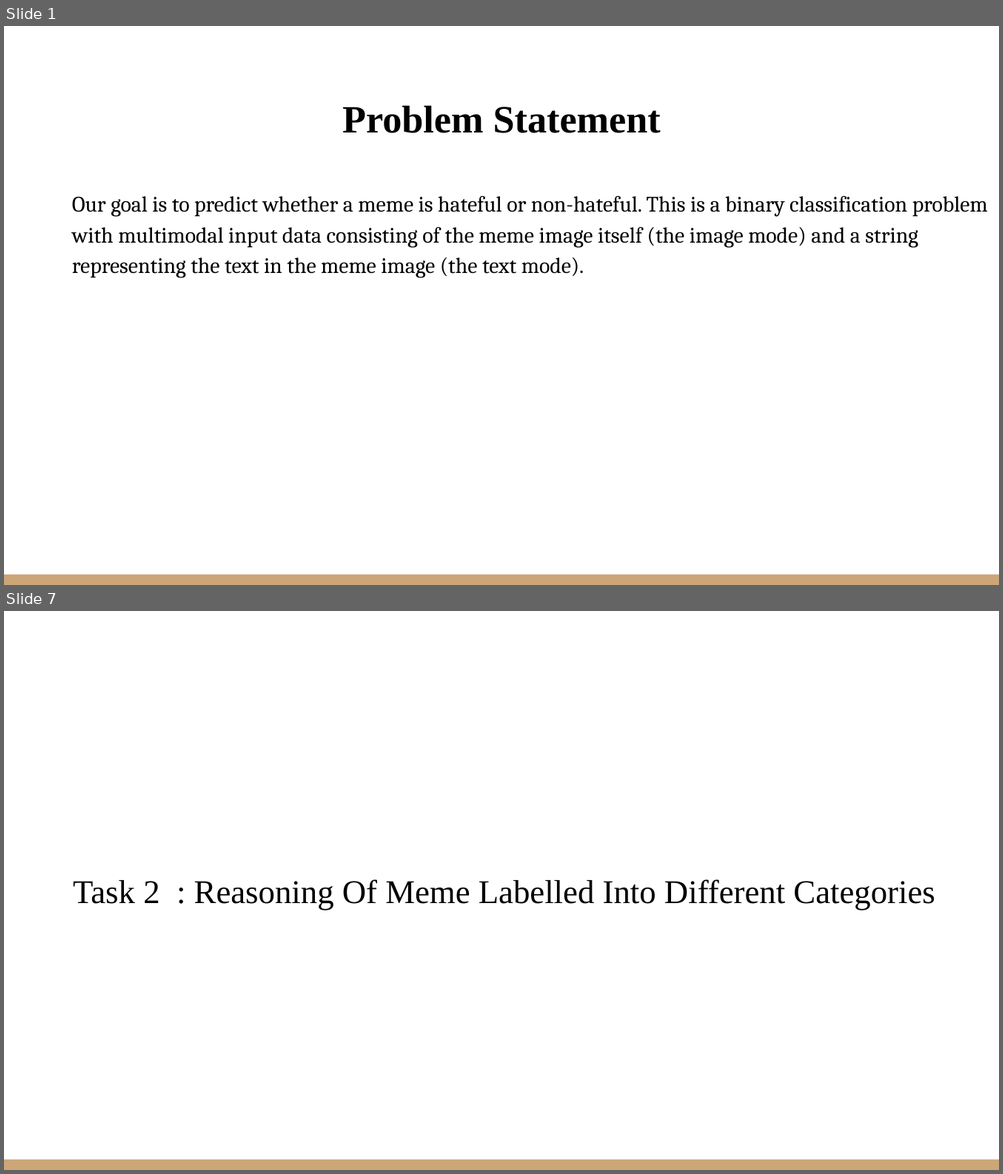
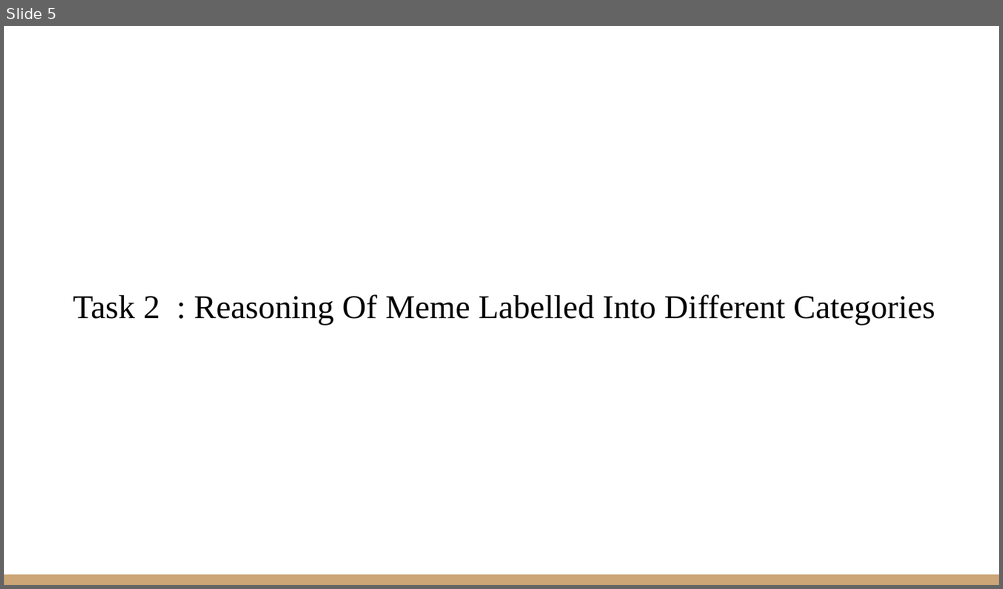
Before and after one commit to VarunBohara/Mini-Project-Documents, a slide deck: Literature Survey 2.pptx. Shown one above the other, each under a label of ours: slides 1 and 7 before the commit, slide 5 after it; the slides between them are not shown. The pictures are 1003x1174 and 1003x589 pixels, drawn with LibreOffice and Linux fonts; fonts in the diff are those of the drawing. Boxes give left, top, right and bottom in pixels: in the first picture for what was removed or moved away, otherwise in the second. Text is boxed around its words. In the diff, an @@ line names an element or a change of style, - is before the commit and + after.

```diff
--- a/Literature Survey 2.pptx
+++ b/Literature Survey 2.pptx
@@ slide 1 removed at <box>4,26,999,585</box>, background #FFFFFF; not listed: 1 template element that a slide beside it also shows @@
@@ title removed at <box>342,105,660,133</box> @@
-Problem Statement
@@ text removed at <box>72,196,987,278</box> @@
-Our goal is to predict whether a meme is hateful or non-hateful. This is a binary classification problem with multimodal input data consisting of the meme image itself (the image mode) and a string representing the text in the meme image (the text mode).
@@ what was slide 7 is now slide 5 @@
```
Also in this commit, not shown: 4 slides added, 5 other slides removed.
